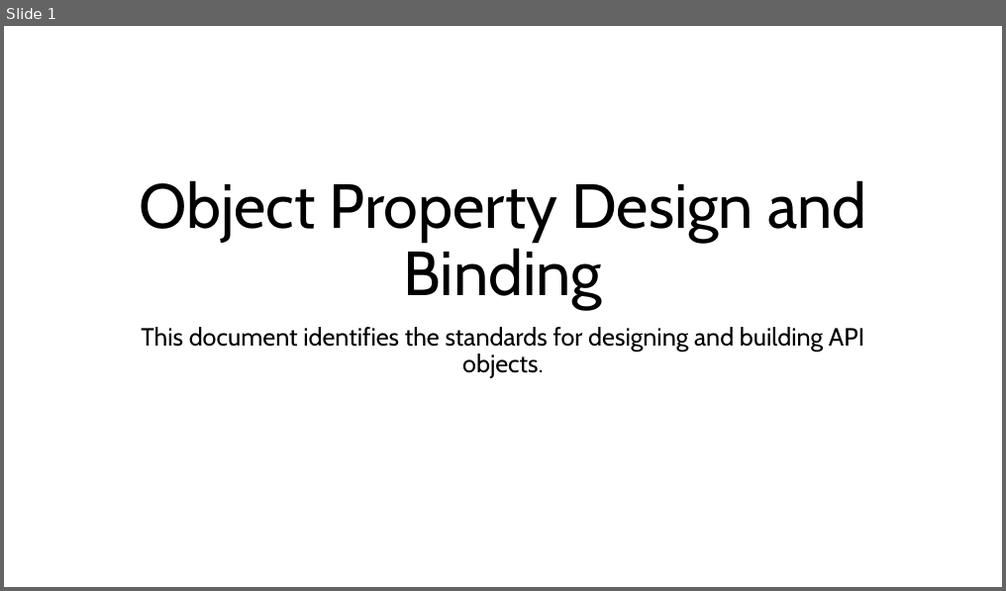
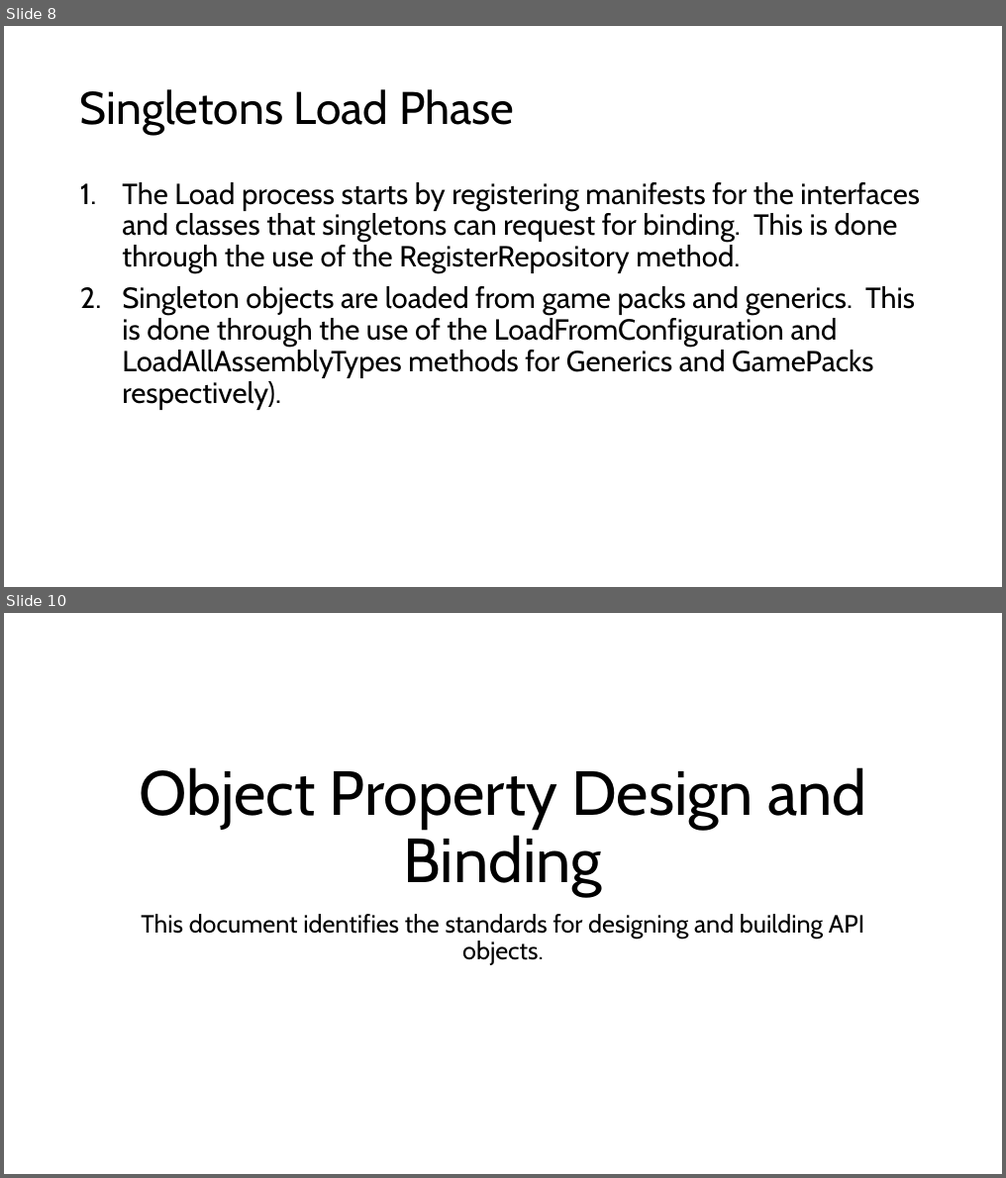
Before and after one commit to marcjohnston/AngbandOS, a slide deck: Documents/Object Property Design and Binding.pptx. Shown one above the other, each under a label of ours: slide 1 before the commit, slides 8 and 10 after it; the slides between them are not shown. The pictures are 1006x591 and 1006x1178 pixels, drawn with LibreOffice and Linux fonts; fonts in the diff are those of the drawing. Boxes give left, top, right and bottom in pixels: in the first picture for what was removed or moved away, otherwise in the second. Text is boxed around its words. In the diff, an @@ line names an element or a change of style, - is before the commit and + after.

Commit message:
Updated documentation and moved the SingletonRepository into the _Repository folder.

```diff
--- a/Documents/Object Property Design and Binding.pptx
+++ b/Documents/Object Property Design and Binding.pptx
@@ slide 8 added at box(4, 26, 1002, 587), background #FFFFFF @@
@@ title added at box(80, 89, 514, 135), 44 pt, text #000000 @@
+Singletons Load Phase
@@ text added at box(122, 182, 920, 410), 28 pt, text #000000 @@
+1. The Load process starts by registering manifests for the interfaces and classes that singletons can request for binding. This is done through the use of the RegisterRepository method.
+2. Singleton objects are loaded from game packs and generics. This is done through the use of the LoadFromConfiguration and LoadAllAssemblyTypes methods for Generics and GamePacks respectively).
@@ what was slide 1 is now slide 10 @@
```
Also in this commit, not shown: 8 other slides added, 1 other file.
